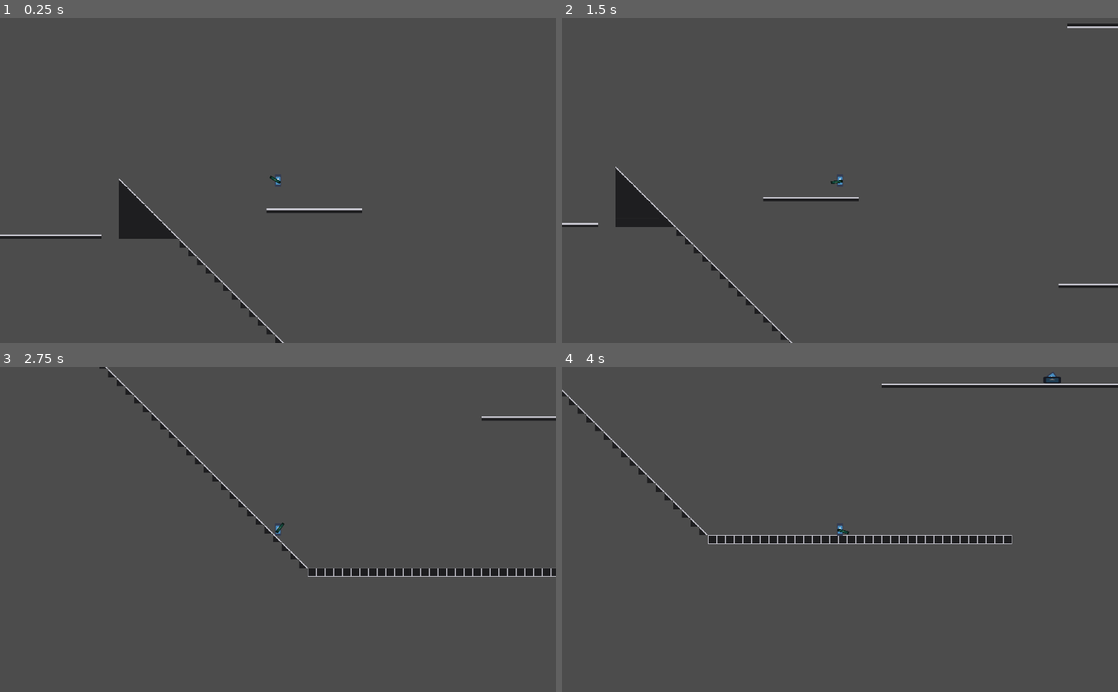
Above: before the commit, frames 1-4 (two rows, left to right).
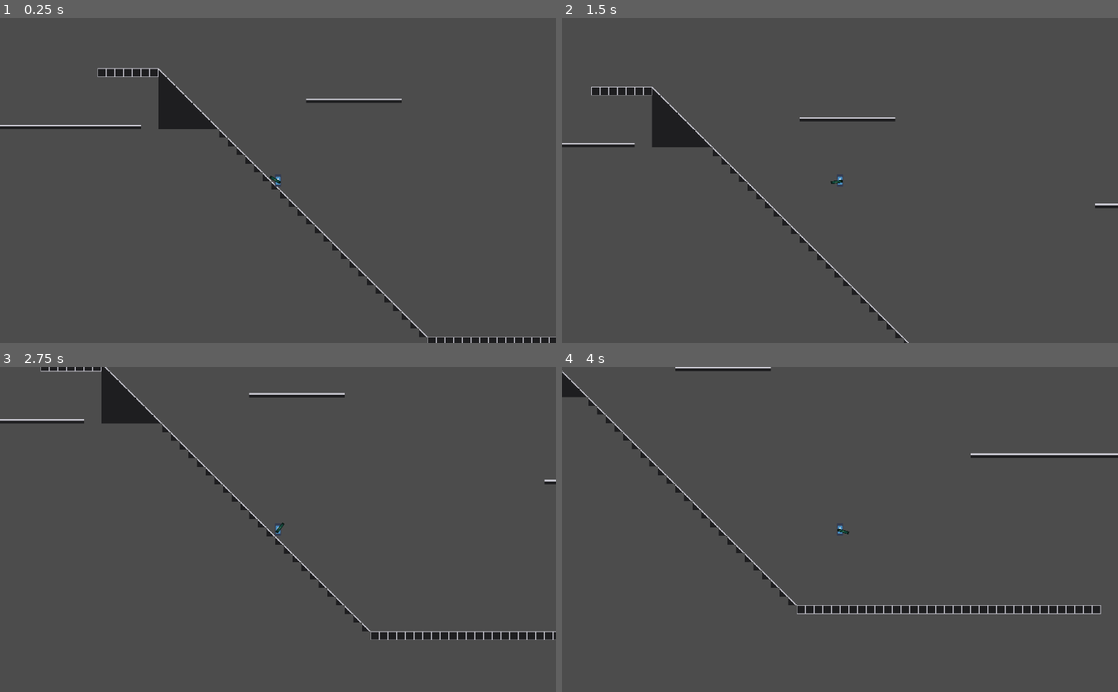
Above: after the commit, the same moments.

Repository: Xalph555/GrappleHookGame
Game: Godot game, scene res://Levels/Tests/Test01/Test011.tscn
Two runs of this game, one before a commit and one after it. Both use one fixed random seed, a clock stepped at 60 frames per second and the inputs below. The project has no main scene, so this scene is started directly. The engine's default icon, where the game draws it, is replaced by a stand-in: a white triangle on a blue panel in a dark square.
Inputs (mouse positions are in pixels of both pictures, inside the frame that each line leads up to):
- Up to frame 1 (0.25 s): no input
- Up to frame 2 (1.5 s): move the mouse to (962, 164) at 0.52 s; hold Right mouse button (ui_mouse_right) 0.53-1.28 s; hold Right (ui_right) from 0.53 s (still down); tap Up (ui_up) at 0.77, 0.8, 1.07, 1.35 s; move the mouse to (728, 196) at 1.27 s
- Up to frame 3 (2.75 s): tap Up (ui_up) at 1.52, 1.82, 2.3 s; right-click (166, 545) at 1.55 s; move the mouse to (333, 458) at 2.02 s; release Right (ui_right) at 2.03 s; hold Left (ui_left) from 2.03 s (still down); hold Right mouse button (ui_mouse_right) from 2.03 s (still down)
- Up to frame 4 (4 s): move the mouse to (812, 594) at 2.77 s; release Left (ui_left) at 2.78 s; release Right mouse button (ui_mouse_right) at 2.78 s; hold Right (ui_right) from 2.78 s (still down); right-click (812, 594) at 2.85 s; tap Up (ui_up) at 3.02, 3.32 s; move the mouse to (1006, 578) at 3.52 s; hold Up (ui_up) from 3.53 s (still down)

The runs differ from the first frame. In frame 1, 4.6% of the frame differs, in the area x 0-100%, y 15-100%; in frame 2, 4.2%; in frame 3, 4.3%; in frame 4, 5.2%, in the area x 0-100%, y 0-77%.

Commit message:
progress up til 14-oct - sentry prototype implemented, player movement fix in progress

Diff:
--- a/Common/Enemies/Sentry/Heads/LazerHead.gd
+++ b/Common/Enemies/Sentry/Heads/LazerHead.gd
@@ -1,55 +1,59 @@
 extends StaticBody2D
 
-var target : Node = null
 var can_rotate := true
+var can_fire := false
 
 onready var parent := get_parent()
-onready var attack_area := $AttackRange/CollisionShape2D
+
+onready var charge_timer := $Timer
+onready var laser_ray := $RayCast2D
+onready var laser_bream := $LaserBeam
+onready var tracking_line := $TrackingLine
 
 
 func _ready() -> void:
-	$Timer.wait_time = 0.1 if ($Timer.wait_time + parent.fire_delay < 0) else ($Timer.wait_time + parent.fire_delay)
+	charge_timer.wait_time = 0.1 if (charge_timer.wait_time + parent.fire_delay < 0) else (charge_timer.wait_time + parent.fire_delay)
 
-	$RayCast2D.cast_to.y = -parent.attack_range
-	$TrackingLine.points[1] = $RayCast2D.cast_to
-	attack_area.shape.radius = parent.attack_range
+	laser_ray.cast_to.x = parent.attack_range
+	tracking_line.points[1] = laser_ray.cast_to
 
 
 func _physics_process(delta: float) -> void:
-	if target != null and can_rotate:
-		look_at(target.global_position)
-		rotation += deg2rad(90)
+	if parent.target:
+		if charge_timer.time_left == 0.0 and can_rotate:
+			charge_timer.start()
 
-	if $RayCast2D.is_colliding():
-		$Line2D.points[1] = to_local($RayCast2D.get_collision_point())
-		$TrackingLine.points[1] = to_local($RayCast2D.get_collision_point())
+		var target_dir = parent.target.global_position - self.global_position
+
+		if target_dir.dot(parent.up_dir) > 0 and parent.target_ray.get_collider() == parent.target:
+			can_fire = true
+			tracking_line.visible = true
+
+			if can_rotate:
+				rotation = parent.target_angle
+
+		else:
+			can_fire = false
+			tracking_line.visible = false
+
+	# adjusting laser and tracking line visuals
+	if laser_ray.is_colliding():
+		laser_bream.points[1] = to_local(laser_ray.get_collision_point())
+		tracking_line.points[1] = to_local(laser_ray.get_collision_point())
+
 	else:
-		$Line2D.points[1] = $RayCast2D.cast_to
-		$TrackingLine.points[1] = $RayCast2D.cast_to
-
-		# check to ensure not rotating past 180 degrees
+		laser_bream.points[1] = laser_ray.cast_to
+		tracking_line.points[1] = laser_ray.cast_to
 
 
 func _on_Timer_timeout() -> void:
-	can_rotate = false
+	if can_fire:
+		can_rotate = false
 
-	# fire laser + damage player
-	$Line2D.visible = true
-	yield(get_tree().create_timer(2), "timeout")
-	$Line2D.visible = false
+		laser_bream.visible = true
+		yield(get_tree().create_timer(2), "timeout")
+		laser_bream.visible = false
 
-	can_rotate = true
+		can_rotate = true
 
-	if target != null:
-		$Timer.start()
-
-
-func _on_AttackRange_body_entered(body: Node) -> void:
-	$Timer.start()
-	target = body
-	$TrackingLine.visible = true
-
-
-func _on_AttackRange_body_exited(body: Node) -> void:
-	target = null
-	$TrackingLine.visible = false
+	charge_timer.start()
--- a/Common/Enemies/Sentry/Heads/LazerHead.tscn
+++ b/Common/Enemies/Sentry/Heads/LazerHead.tscn
@@ -1,58 +1,48 @@
-[gd_scene load_steps=5 format=2]
+[gd_scene load_steps=4 format=2]
 
 [ext_resource path="res://Common/Enemies/Sentry/Heads/LazerHead.gd" type="Script" id=1]
 [ext_resource path="res://icon.png" type="Texture" id=2]
 
-[sub_resource type="CircleShape2D" id=1]
-radius = 1000.0
-
-[sub_resource type="RectangleShape2D" id=2]
-extents = Vector2( 28.6104, 27.6649 )
+[sub_resource type="RectangleShape2D" id=1]
+extents = Vector2( 28.6104, 16.9116 )
 
 [node name="LazerHead" type="StaticBody2D"]
 show_behind_parent = true
-collision_layer = 513
+collision_layer = 512
 collision_mask = 0
 script = ExtResource( 1 )
 
 [node name="AnimationPlayer" type="AnimationPlayer" parent="."]
 
 [node name="Timer" type="Timer" parent="."]
+wait_time = 1.5
 one_shot = true
 
-[node name="AttackRange" type="Area2D" parent="."]
-modulate = Color( 1, 1, 1, 0.152941 )
-position = Vector2( 0, -22.6786 )
-collision_layer = 0
-collision_mask = 16
-
-[node name="CollisionShape2D" type="CollisionShape2D" parent="AttackRange"]
-shape = SubResource( 1 )
-
 [node name="Sprite" type="Sprite" parent="."]
+scale = Vector2( 1, 0.547009 )
 texture = ExtResource( 2 )
 
 [node name="CollisionShape2D" type="CollisionShape2D" parent="."]
-shape = SubResource( 2 )
+shape = SubResource( 1 )
 
-[node name="Line2D" type="Line2D" parent="."]
+[node name="LaserBeam" type="Line2D" parent="."]
 visible = false
-points = PoolVector2Array( 0, -1.124, -0.873413, -46.1508 )
+show_behind_parent = true
+points = PoolVector2Array( 0, 0, 46.151, 0 )
 default_color = Color( 1, 0, 0, 1 )
 
 [node name="TrackingLine" type="Line2D" parent="."]
 visible = false
 modulate = Color( 1, 1, 1, 0.447059 )
-points = PoolVector2Array( 0, -1.124, -0.873413, -46.1508 )
+show_behind_parent = true
+points = PoolVector2Array( 0, 0, 46.151, 0 )
 width = 2.0
 default_color = Color( 0.521569, 0.721569, 1, 1 )
 
 [node name="RayCast2D" type="RayCast2D" parent="."]
 show_behind_parent = true
 enabled = true
-cast_to = Vector2( 0, -2000 )
+cast_to = Vector2( 2000, 0 )
 collision_mask = 17
 
 [connection signal="timeout" from="Timer" to="." method="_on_Timer_timeout"]
-[connection signal="body_entered" from="AttackRange" to="." method="_on_AttackRange_body_entered"]
-[connection signal="body_exited" from="AttackRange" to="." method="_on_AttackRange_body_exited"]
--- a/Common/Enemies/Sentry/Sentry.gd
+++ b/Common/Enemies/Sentry/Sentry.gd
@@ -1,15 +1,43 @@
 extends StaticBody2D
 
 export var sentry_head : PackedScene
-export var attack_range := 4200.0
+export var attack_range := 2000.0
 export var fire_delay := 0.0
+
+var head : StaticBody2D
+
+var up_dir := Vector2.ZERO
+
+var target : Node = null
+var target_angle := 0.0
+
+onready var head_spawn_pos := $Position2D
+onready var target_ray := $TargetRay
+onready var attack_area := $AttackRange/CollisionShape2D
 
 
 func _ready() -> void:
+	up_dir = head_spawn_pos.global_position - self.global_position
+	target_ray.cast_to.x = attack_range
+	attack_area.shape.radius = attack_range
+
+	# spawn choosen head
 	var _head = sentry_head.instance()
-	_head.position = $Position2D.position
+	_head.position = head_spawn_pos.position
 	add_child(_head)
+
+	head = _head
 
 
 func _physics_process(delta: float) -> void:
-	pass
+	if target:
+		target_angle = (target.global_position - self.global_position).angle() - self.rotation
+		target_ray.rotation = target_angle
+
+
+func _on_AttackRange_body_entered(body: Node) -> void:
+	target = body
+
+
+func _on_AttackRange_body_exited(body: Node) -> void:
+	target = null
--- a/Common/Enemies/Sentry/Sentry.tscn
+++ b/Common/Enemies/Sentry/Sentry.tscn
@@ -1,16 +1,18 @@
-[gd_scene load_steps=4 format=2]
+[gd_scene load_steps=5 format=2]
 
 [ext_resource path="res://icon.png" type="Texture" id=1]
 [ext_resource path="res://Common/Enemies/Sentry/Sentry.gd" type="Script" id=2]
 
-[sub_resource type="RectangleShape2D" id=2]
+[sub_resource type="RectangleShape2D" id=1]
 extents = Vector2( 63.9261, 20.0281 )
+
+[sub_resource type="CircleShape2D" id=2]
+radius = 1000.0
 
 [node name="Sentry" type="StaticBody2D"]
 collision_layer = 513
 collision_mask = 0
 script = ExtResource( 2 )
-attack_range = 2000.0
 
 [node name="Base" type="Sprite" parent="."]
 modulate = Color( 0.431373, 0.431373, 0.431373, 1 )
@@ -18,7 +20,26 @@
 texture = ExtResource( 1 )
 
 [node name="CollisionShape2D" type="CollisionShape2D" parent="."]
+shape = SubResource( 1 )
+
+[node name="Position2D" type="Position2D" parent="."]
+position = Vector2( 0, -35 )
+
+[node name="AttackRange" type="Area2D" parent="."]
+modulate = Color( 1, 1, 1, 0.152941 )
+position = Vector2( 0, -35 )
+collision_layer = 0
+collision_mask = 16
+
+[node name="CollisionShape2D" type="CollisionShape2D" parent="AttackRange"]
 shape = SubResource( 2 )
 
-[node name="Position2D" type="Position2D" parent="."]
-position = Vector2( 0, -20.1815 )
+[node name="TargetRay" type="RayCast2D" parent="."]
+modulate = Color( 1, 0.0431373, 0.0431373, 0.490196 )
+position = Vector2( 0, -0.943878 )
+enabled = true
+cast_to = Vector2( 2000, 0 )
+collision_mask = 17
+
+[connection signal="body_entered" from="AttackRange" to="." method="_on_AttackRange_body_entered"]
+[connection signal="body_exited" from="AttackRange" to="." method="_on_AttackRange_body_exited"]
--- a/Common/Player/Hook/Hook.tscn
+++ b/Common/Player/Hook/Hook.tscn
@@ -8,6 +8,7 @@
 
 [node name="Hook" type="KinematicBody2D"]
 collision_layer = 0
+collision_mask = 513
 script = ExtResource( 1 )
 
 [node name="Chain" type="Sprite" parent="."]
--- a/Common/Player/Player.gd
+++ b/Common/Player/Player.gd
@@ -6,14 +6,23 @@
 
 # Variables:
 #---------------------------------------
+const UP_DIR := Vector2.UP
+const SNAP_DIR := Vector2.DOWN
+const SNAP_VEC_LEN := 65
+const MAX_SLIDES := 4
+const MAX_SLOPE_ANGLE := deg2rad(46)
+
 export var hook: PackedScene
 
-var weight := 40
+var gravity := 80
 var jump_height := -2500
 var acceleration:= 65
 var max_speed_x := 1000
 var max_speed_y := 3000
 
+var do_stop_on_slope := true
+var has_infinite_inertia := true
+var snap_vector := SNAP_DIR * SNAP_VEC_LEN
 var velocity := Vector2.ZERO
 var input_dir := Vector2.ZERO
 
@@ -40,7 +49,10 @@
 
 	# Jump
 	if is_on_floor():
+		snap_vector = SNAP_DIR * SNAP_VEC_LEN
+
 		if event.is_action_pressed("ui_up"):
+			snap_vector = Vector2.ZERO
 			velocity.y += jump_height
 
 	# Shoot hook
@@ -66,23 +78,34 @@
 	# Fire Shotgun
 	if event.is_action_pressed("ui_mouse_right") and can_shoot:
 		is_flying = false
+		snap_vector = Vector2.ZERO
 		shotgun.shoot()
 
 
 func _physics_process(delta) -> void:
-	velocity.y += WorldGlobals.apply_gravity(weight)
+	if is_flying:
+		snap_vector = Vector2.ZERO
 
+	velocity.y += gravity
 	velocity.x += input_dir.x * acceleration
 
 	apply_friction()
 	limit_speed()
 
-	velocity = move_and_slide(velocity, Vector2.UP)
+	#if is_on_floor(): print("is on floor")
+
+	# fixes running up slopes??????
+	if is_on_wall():
+		#print("is on wall")
+		velocity = move_and_slide_with_snap(velocity, snap_vector, UP_DIR, do_stop_on_slope, MAX_SLIDES, MAX_SLOPE_ANGLE, has_infinite_inertia)
+	else:
+		velocity.y = move_and_slide_with_snap(velocity, snap_vector, UP_DIR, do_stop_on_slope, MAX_SLIDES, MAX_SLOPE_ANGLE, has_infinite_inertia).y
 
 
 func apply_friction():
 	if is_on_floor():
 		velocity.x = lerp(velocity.x, 0, 0.04)
+		#velocity.x = lerp(velocity.x, 0, 0.1)
 
 	else:
 		velocity.x = lerp(velocity.x, 0, 0.03)
@@ -90,7 +113,7 @@
 
 
 func limit_speed():
-	if is_on_floor() and sign(input_dir.x) != 0:
+	if is_on_floor(): #and sign(input_dir.x) != 0:
 		is_flying = false
 		#print("is not flying anymore")
 
--- a/Common/Player/Player.tscn
+++ b/Common/Player/Player.tscn
@@ -6,8 +6,9 @@
 [ext_resource path="res://Common/Player/Hook/Hook.tscn" type="PackedScene" id=4]
 [ext_resource path="res://Common/HitHurtBox/HurtBox.tscn" type="PackedScene" id=5]
 
-[sub_resource type="RectangleShape2D" id=1]
-extents = Vector2( 22.6362, 42.3807 )
+[sub_resource type="CapsuleShape2D" id=1]
+radius = 23.5
+height = 39.0
 
 [node name="Player" type="KinematicBody2D"]
 collision_layer = 16
--- a/Common/Player/ShotGun/ShotGun.gd
+++ b/Common/Player/ShotGun/ShotGun.gd
@@ -14,7 +14,7 @@
 var knock_back := 2800.0
 
 var bullet_speed := 3000
-var bullet_spread := 20.0
+var bullet_spread := 15.0
 var num_bullets := 4
 
 var shot_delay := 0.3
--- a/Levels/Tests/Test01/Test011.tscn
+++ b/Levels/Tests/Test01/Test011.tscn
@@ -9,17 +9,17 @@
 
 [node name="Test01Tiles" parent="." instance=ExtResource( 2 )]
 scale = Vector2( 4, 4 )
-tile_data = PoolIntArray( -1441763, 9, 0, -1441762, 9, 0, -1 …(2692 unchanged characters)… 3, 7, 0, 34, 7, 0, 35, 7, 0, 36, 16, 0, 85, 1, 0, 65545, 0, 0, 65546, 4, 0, 6554 …(4093 unchanged characters)…
+tile_data = PoolIntArray( -1441763, 9, 0, -1441762, 9, 0, -1 …(2692 unchanged characters)… 3, 7, 0, 34, 7, 0, 35, 7, 0, 36, 16, 0, 78, 5, 0, 79, 5, 0, 80, 5, 0, 81, 5, 0, 82, 5, 0, 83, 5, 0, 84, 5, 0, 85, 1, 0, 65545, 0, 0, 65546, 4, 0, 6554 …(4093 unchanged characters)…
 
 [node name="Player" parent="." instance=ExtResource( 1 )]
-position = Vector2( 6613.21, -105.093 )
+position = Vector2( 6320.86, 823.204 )
 
 [node name="Camera2D" parent="Player" index="0"]
 current = true
 zoom = Vector2( 2, 2 )
 
 [node name="Sentry" parent="." instance=ExtResource( 4 )]
-position = Vector2( 9959.73, 837.576 )
+position = Vector2( 9936.19, 843.763 )
 sentry_head = ExtResource( 5 )
 
 [node name="Sentry2" parent="." instance=ExtResource( 4 )]
@@ -35,8 +35,8 @@
 sentry_head = ExtResource( 5 )
 
 [node name="Sentry3" parent="." instance=ExtResource( 4 )]
-position = Vector2( 10296, -1002.96 )
-rotation = -3.12249
+position = Vector2( 10296, -1000.07 )
+rotation = -9.44303
 sentry_head = ExtResource( 5 )
 
 [node name="Sentry4" parent="." instance=ExtResource( 4 )]
